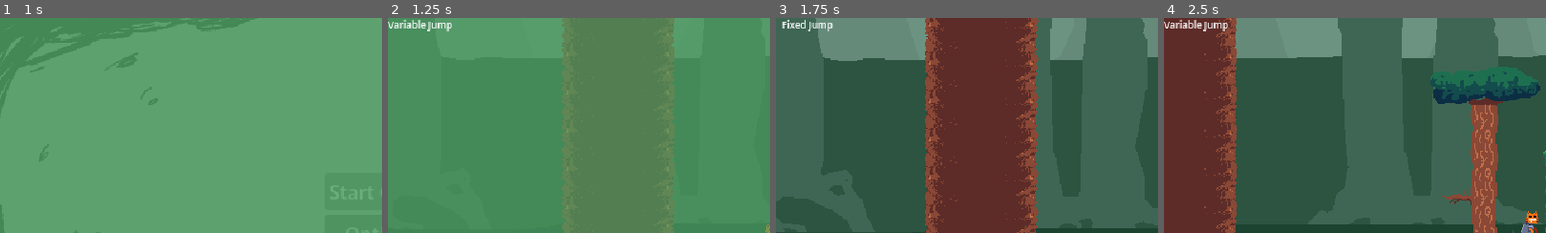
Above: before the commit, frames 1-4 (left to right).
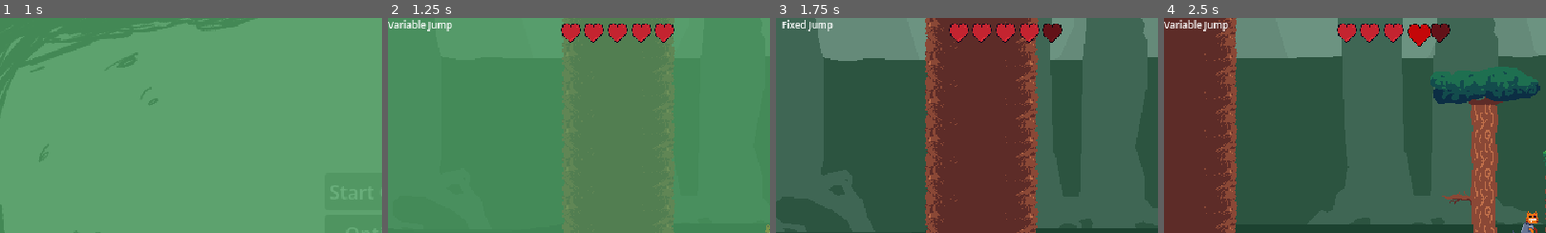
Above: after the commit, the same moments.

Repository: Stevescape/CatKnight
Game: Godot game, scene res://scenes/main_menu.tscn
Two runs of this game, one before a commit and one after it. Both use one fixed random seed, a clock stepped at 60 frames per second and the inputs below. The engine's default icon, where the game draws it, is replaced by a stand-in: a white triangle on a blue panel in a dark square.
Inputs:
- Up to frame 1 (1 s): click "Start Game" at 0.5 s
- Up to frame 2 (1.25 s): no input
- Up to frame 3 (1.75 s): hold D (move_right) from 1.28 s (still down); hold F (Damage) from 1.28 s (still down); tap Space (jump) at 1.52 s; tap K (k) at 1.55 s
- Up to frame 4 (2.5 s): keep holding D (move_right); release F (Damage) at 2.03 s; tap K (k) at 2.1 s; tap Space (jump) at 2.27 s; tap F (Damage) at 2.3 s
The pictures show only the part of the screen within x 0-50%, y 0-50%; the shares and areas given below are measured in that part.

Frame 1 is identical in both runs. In frame 2, 1.7% of the frame differs, in the area x 45-75%, y 2-12%; in frame 3, 1.7%; in frame 4, 1.8%, in the area x 45-75%, y 2-14%.

Commit message:
add health bar, HUD display and fix code runtime bugs

Diff:
--- a/resources/player.gd
+++ b/resources/player.gd
@@ -63,11 +63,12 @@
 
 # health system
 @export var max_health: int = 5
-var current_health: float
+@export var current_health: float
 @export var heal_rate: float = 1
 @export var heal_delay: float = 1.0
 var time_since_damage: float = 0.0
 @export var passive_healing: bool = false
+@export var hud: CanvasLayer
 
 # damage knockback
 @export var knockback_duration: float = 0.2   # seconds
@@ -260,8 +261,10 @@
 	var last_attack_direction = attack_direction
 	knockback_velocity = Vector2(knockback_power.x * last_attack_direction, knockback_power.y)
 
+	hud.update_hearts(current_health)
+
 	if current_health <= 0:
-		die()
+		die() #  should be game over
 		return
 	# hurt state
 	sm.force_change_state("hurting")
@@ -290,7 +293,7 @@
 
 func _input(event):
 	if event.is_action_pressed("Damage"): #
-		take_damage(1, 1)  # attack from right
+		take_damage(1, 1)
 	if event.is_action_pressed("respawn"):
 		die()
 		return
--- /dev/null
+++ b/scenes/canvas_layer.gd
@@ -0,0 +1,44 @@
+extends CanvasLayer
+
+@onready var hearts = [
+	$HUD/Heart,
+	$HUD/Heart2,
+	$HUD/Heart3,
+	$HUD/Heart4,
+	$HUD/Heart5
+]
+
+var previous_health := 5
+
+func update_hearts(current_health):
+
+	if current_health < previous_health:
+		var lost_index = current_health
+
+		if lost_index >= 0 and lost_index < hearts.size():
+			play_heart_loss_effect(hearts[lost_index])
+
+	previous_health = current_health
+
+func play_heart_loss_effect(heart):
+	if heart == null:
+		return
+
+	print("ANIMATING:", heart.name)
+
+	heart.visible = true
+
+	var tween = create_tween()
+	tween.set_trans(Tween.TRANS_BACK)
+	tween.set_ease(Tween.EASE_OUT)
+
+	var original_scale = Vector2(1, 1)
+
+	heart.scale = Vector2(2.2, 2.2)
+	tween.tween_property(heart, "scale", original_scale, 0.25)
+
+	heart.modulate = Color(1, 0.2, 0.2, 1)
+
+	tween.tween_callback(func():
+		heart.modulate = Color(0.5, 0.5, 0.5, 1)
+	)
--- a/scenes/level_1.tscn
+++ b/scenes/level_1.tscn
@@ -23,6 +23,8 @@
 [ext_resource type="Script" uid="uid://byoefrmcww2w6" path="res://scripts/player_states/player_wall_jumping_state.gd" id="20_0bysi"]
 [ext_resource type="Script" uid="uid://fmtotcg5pjgb" path="res://scripts/player_states/death.gd" id="21_y0ove"]
 [ext_resource type="Script" uid="uid://dgclpvjeeb470" path="res://resources/enemy.gd" id="22_awarj"]
+[ext_resource type="Script" uid="uid://b6rh3rn8hqhtv" path="res://scenes/canvas_layer.gd" id="23_hg84p"]
+[ext_resource type="Texture2D" uid="uid://cq654toj3x1n5" path="res://sprites/background/heart.png" id="23_hjqri"]
 [ext_resource type="Texture2D" uid="uid://dgln0x1uqju4h" path="res://icon.svg" id="23_uuj1x"]
 [ext_resource type="Script" uid="uid://dc5xp116s6sco" path="res://scripts/enemy_states/enemy_patrol_state.gd" id="24_3x5jj"]
 [ext_resource type="Script" uid="uid://bqlrwqx4mhh5h" path="res://scripts/enemy_states/enemy_chase_state.gd" id="25_75ls7"]
@@ -84,7 +86,7 @@
 tracks/0/interp = 1
 tracks/0/loop_wrap = true
 tracks/0/keys = {
-"times": PackedFloat32Array(0),
+"times": PackedFloat32Array(0.033333335),
 "transitions": PackedFloat32Array(1),
 "update": 0,
 "values": [Color(1, 1, 1, 0)]
@@ -229,11 +231,12 @@
 YIPPEEE
 CONGRATS"
 
-[node name="Player" type="CharacterBody2D" parent="." unique_id=2135474825 groups=["player"]]
+[node name="Player" type="CharacterBody2D" parent="." unique_id=2135474825 node_paths=PackedStringArray("hud") groups=["player"]]
 position = Vector2(-398, -55)
 collision_layer = 2
 collision_mask = 17
 script = ExtResource("10_q0ron")
+hud = NodePath("../CanvasLayer")
 
 [node name="AnimatedSprite2D" type="AnimatedSprite2D" parent="Player" unique_id=1971203800]
 sprite_frames = ExtResource("11_tdlki")
@@ -286,6 +289,7 @@
 target_position = Vector2(-10, 0)
 
 [node name="CanvasLayer" type="CanvasLayer" parent="." unique_id=877105166]
+script = ExtResource("23_hg84p")
 
 [node name="JumpMode" type="Label" parent="CanvasLayer" unique_id=213611422]
 offset_right = 54.0
@@ -306,6 +310,90 @@
 [node name="AnimationPlayer" type="AnimationPlayer" parent="CanvasLayer" unique_id=2118603261]
 root_node = NodePath("../ColorRect")
 libraries/ = SubResource("AnimationLibrary_hnsmf")
+
+[node name="HUD" type="Control" parent="CanvasLayer" unique_id=2035591989]
+layout_mode = 3
+anchors_preset = 0
+offset_right = 40.0
+offset_bottom = 40.0
+
+[node name="Heart" type="TextureRect" parent="CanvasLayer/HUD" unique_id=488765015]
+layout_mode = 1
+offset_left = 143.0
+offset_top = 2.0
+offset_right = 163.0
+offset_bottom = 22.0
+texture = ExtResource("23_hjqri")
+expand_mode = 1
+stretch_mode = 5
+
+[node name="Heart2" type="TextureRect" parent="CanvasLayer/HUD" unique_id=1965932828]
+layout_mode = 1
+anchors_preset = 8
+anchor_left = 0.5
+anchor_top = 0.5
+anchor_right = 0.5
+anchor_bottom = 0.5
+offset_left = 142.0
+offset_top = -18.0
+offset_right = 162.0
+offset_bottom = 2.0
+grow_horizontal = 2
+grow_vertical = 2
+texture = ExtResource("23_hjqri")
+expand_mode = 1
+stretch_mode = 5
+
+[node name="Heart3" type="TextureRect" parent="CanvasLayer/HUD" unique_id=1455704478]
+layout_mode = 1
+anchors_preset = 8
+anchor_left = 0.5
+anchor_top = 0.5
+anchor_right = 0.5
+anchor_bottom = 0.5
+offset_left = 162.0
+offset_top = -18.0
+offset_right = 182.0
+offset_bottom = 2.0
+grow_horizontal = 2
+grow_vertical = 2
+texture = ExtResource("23_hjqri")
+expand_mode = 1
+stretch_mode = 5
+
+[node name="Heart4" type="TextureRect" parent="CanvasLayer/HUD" unique_id=1589960713]
+layout_mode = 1
+anchors_preset = 8
+anchor_left = 0.5
+anchor_top = 0.5
+anchor_right = 0.5
+anchor_bottom = 0.5
+offset_left = 182.0
+offset_top = -18.0
+offset_right = 202.0
+offset_bottom = 2.0
+grow_horizontal = 2
+grow_vertical = 2
+texture = ExtResource("23_hjqri")
+expand_mode = 1
+stretch_mode = 5
+
+[node name="Heart5" type="TextureRect" parent="CanvasLayer/HUD" unique_id=1587947413]
+layout_mode = 1
+anchors_preset = 8
+anchor_left = 0.5
+anchor_top = 0.5
+anchor_right = 0.5
+anchor_bottom = 0.5
+offset_left = 201.0
+offset_top = -18.0
+offset_right = 221.0
+offset_bottom = 2.0
+grow_horizontal = 2
+grow_vertical = 2
+texture = ExtResource("23_hjqri")
+expand_mode = 1
+stretch_mode = 5
 
 [node name="Enemy" type="CharacterBody2D" parent="." unique_id=757269531 node_paths=PackedStringArray("patrol_points")]
 position = Vector2(10, -75)
--- a/scripts/player_states/death.gd
+++ b/scripts/player_states/death.gd
@@ -7,6 +7,7 @@
 func enter():
 	debounce = false
 	AudioPlayer.play_sfx(AudioPlayer.SFX.DEATH)
+
 
 func update(delta):
 	# Await animation finished
@@ -20,6 +21,7 @@
 		return
 	debounce = true
 
+
 	# Fade black in
 	fade_anim_player.play("fade")
 	await fade_anim_player.animation_finished
@@ -30,6 +32,8 @@
 
 	print("Swapping to idle")
 	state_transition.emit(self, "idle")
+	if character.current_health > 0:
+		character.take_damage(1, 1)
 
 
 	# Transition to idle
Binary file added: resources/heart.aseprite
Not shown, added: scenes/canvas_layer.gd.uid
Binary file added: sprites/background/heart.png
Not shown, added: sprites/background/heart.png.import
